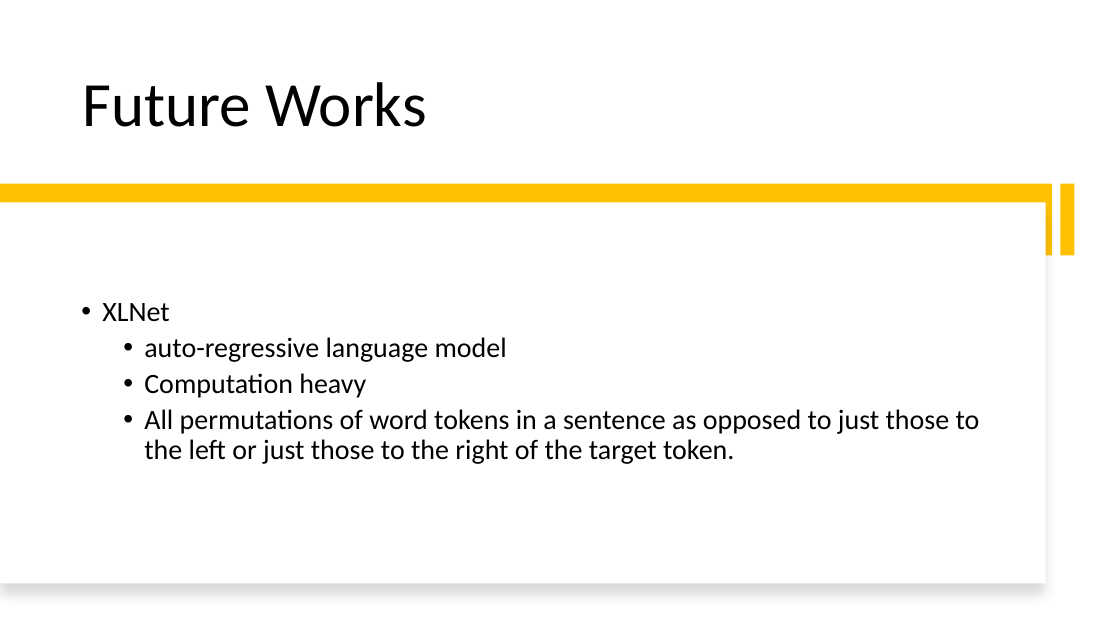
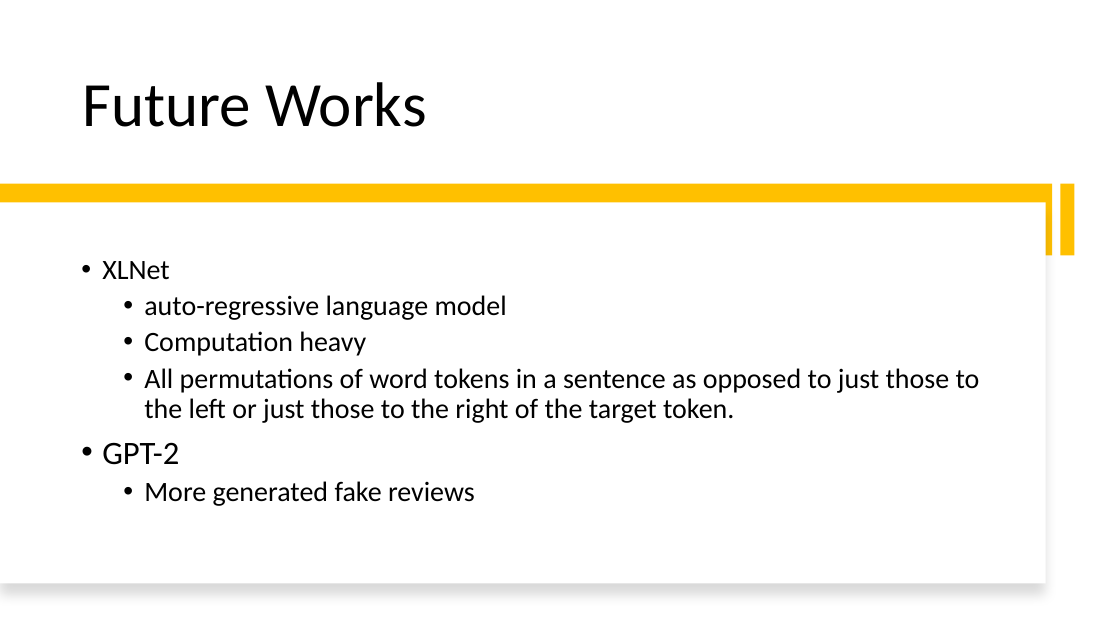
Before and after one commit to yizhang7210/w266-final-project, a slide deck: slide 13 of w266.pptx. Drawn at 1120x630 pixels with LibreOffice and Linux fonts; fonts in the diff are those of the drawing. Boxes give left, top, right and bottom in pixels: in the first picture for what was removed or moved away, otherwise in the second. Text is boxed around its words. In the diff, an @@ line names an element or a change of style, - is before the commit and + after.

Commit message:
updates

```diff
--- a/w266.pptx
+++ b/w266.pptx
@@ text at bbox=[102, 442, 475, 506]: paragraphs added @@
+• GPT-2
+  • More generated fake reviews
```
